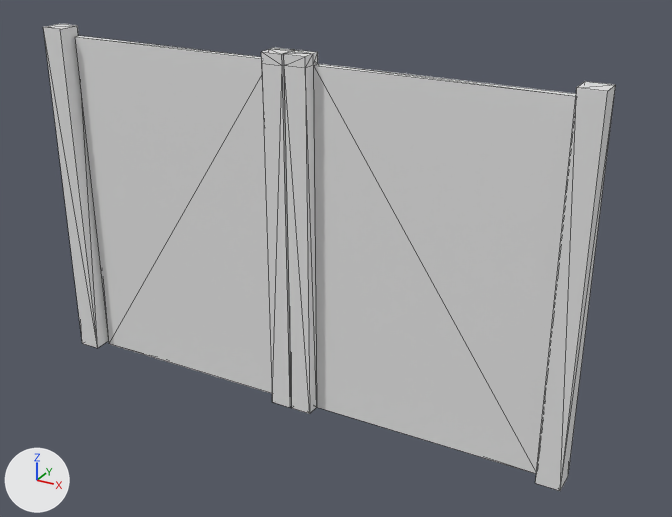
What one commit did to the COLLADA model art/animation/mechanical/hasmo_wall_gate_closing.dae.
Camera for both pictures: a camera (50 mm lens) standing at (11.18, -18.17, 13.51) and looking at (0.99, 0.36, 4.25). Lighting does not change. The marker at lower left points along +X, +Y and +Z. The first picture is the older version. Mesh edges are drawn as thin lines.

In view in the first picture: 'gate'.
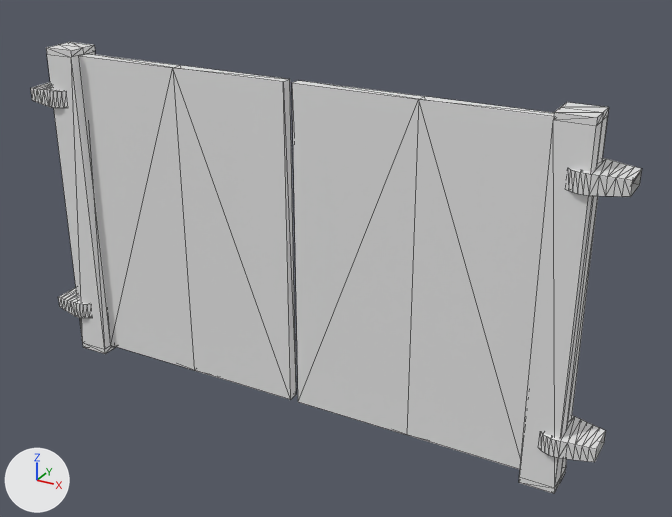
Pixel boxes (x1, y1, x2, y2) of what changed, in the pictures (672 x 517 px):
'gate', reshaped (7% wider): before (43, 24, 615, 491); after (31, 42, 642, 493)
part 1 of me_hasmo_gate_door_012, rebuilt (7% shorter): before (75, 36, 295, 407); after (80, 54, 296, 400)
part 2 of me_hasmo_gate_door_012, rebuilt (10% narrower, 8% shorter): before (284, 50, 576, 474); after (292, 80, 554, 469)
part 3 of me_hasmo_gate_door_012, rebuilt (12% wider): before (535, 81, 615, 491); after (519, 102, 609, 493)
part 4 of me_hasmo_gate_door_012, rebuilt (8% wider): before (43, 24, 108, 348); after (46, 42, 116, 354)
part 5 of me_hasmo_gate_door_012, added: after (31, 83, 65, 108)
part 6 of me_hasmo_gate_door_012, added: after (59, 288, 90, 318)
part 7 of me_hasmo_gate_door_012, added: after (567, 158, 642, 197)
part 8 of me_hasmo_gate_door_012, added: after (540, 416, 606, 462)

The change in detail:
me_hasmo_gate_door_012 is used by ob_gate; location (0.0, 0.0, 0.0).
me_hasmo_gate_door_012 had 60 vertices, 104 faces and spanned x -7.26..7.26, y -0.35..0.26, z -0.01..9.31.
me_hasmo_gate_door_012 now has 304 vertices, 568 faces and spans x -7.95..7.95, y -0.57..0.59, z -0.04..8.81.
me_hasmo_gate_door_012 part 1: the loose piece of 22 vertices spanning x -6.59..-0.03, y -0.32..0.25, z -0.01..9.31 is rebuilt with 12 vertices and now spans x -6.32..-0.12, y -0.15..0.15, z 0.11..8.63.
me_hasmo_gate_door_012 part 2: the loose piece of 22 vertices spanning x 0.03..6.58, y -0.32..0.25, z -0.01..9.31 is rebuilt with 12 vertices and now spans x 0.12..6.32, y -0.15..0.15, z 0.11..8.63.
me_hasmo_gate_door_012 part 3: the loose piece of 8 vertices spanning x 6.67..7.26, y -0.35..0.26, z 0.01..9.31 is rebuilt with 24 vertices and now spans x 6.3..7.15, y -0.45..0.44, z -0.04..8.81.
me_hasmo_gate_door_012 part 4: the loose piece of 8 vertices spanning x -7.26..-6.66, y -0.35..0.26, z 0.01..9.31 is rebuilt with 24 vertices and now spans x -7.15..-6.3, y -0.45..0.44, z -0.04..8.81.
me_hasmo_gate_door_012 part 5: a new loose piece of 58 vertices spanning x -7.95..-6.5, y -0.57..0.59, z 7.26..7.71.
me_hasmo_gate_door_012 part 6: a new loose piece of 58 vertices spanning x -7.95..-6.5, y -0.57..0.59, z 1.03..1.47.
me_hasmo_gate_door_012 part 7: a new loose piece of 58 vertices spanning x 6.5..7.95, y -0.57..0.59, z 7.26..7.71.
me_hasmo_gate_door_012 part 8: a new loose piece of 58 vertices spanning x 6.5..7.95, y -0.57..0.59, z 1.03..1.47.
